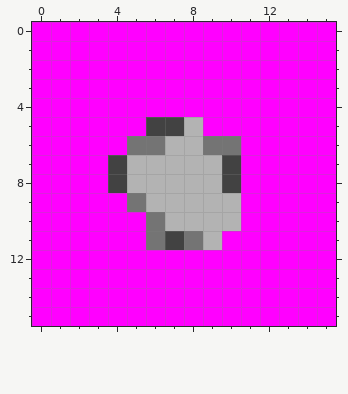
Edited in one commit: pixel-art sprite (Game2/Content/Images/EnemyFireDead.png). The picture above is the old version.
The file is 16x16 pixels.
New version:
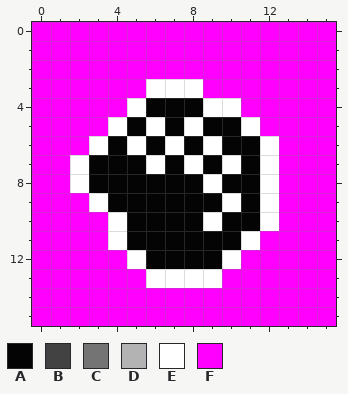
Palette (. is transparent): A #040404  B #424242  C #747474  D #b3b3b3  E #ffffff  F #ff00ff
Changes in this commit:
{"y":3,"x":6,"old":"FFF","new":"EEE"}
{"y":4,"x":5,"old":"FFFFFF","new":"EAAAEE"}
{"y":5,"x":4,"old":"FFBBDFFF","new":"EAEAEAAE"}
{"y":6,"x":3,"old":"FFCCDDCCFF","new":"EAEAEAEAAE"}
{"y":7,"x":2,"old":"FFBDDDDDBFF","new":"EAAAEAEAEAE"}
{"y":8,"x":2,"old":"FFBDDDDDBFF","new":"EAAAAAAEAAE"}
{"y":9,"x":3,"old":"FFCDDDDDFF","new":"EAAAAAAEAE"}
{"y":10,"x":4,"old":"FFCDDDDFF","new":"EAAAAEAAE"}
{"y":11,"x":4,"old":"FFCBCDFF","new":"EAAAAAAE"}
{"y":12,"x":5,"old":"FFFFFF","new":"EAAAAE"}
{"y":13,"x":6,"old":"FFFF","new":"EEEE"}
